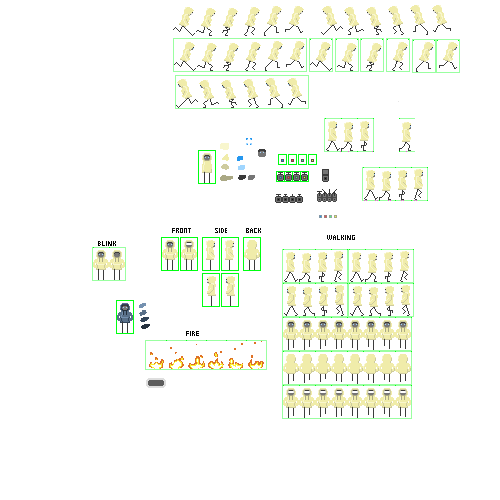
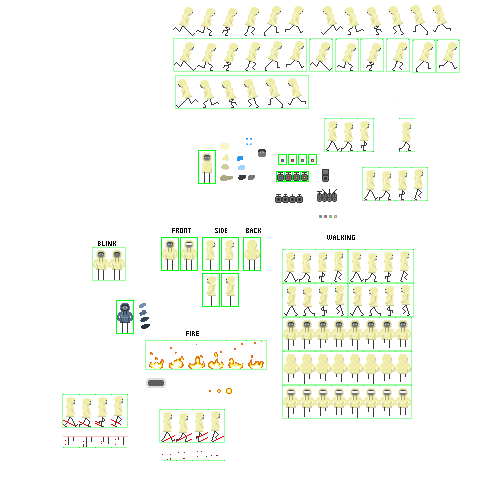
Layered file, before and after one edit (500x500). Changes by layer:
renamed "Layer 26" to "Layer 37", painted on it over 62, 343, 406, 461
removed layer "Layer 24" over 92, 343, 406, 419
